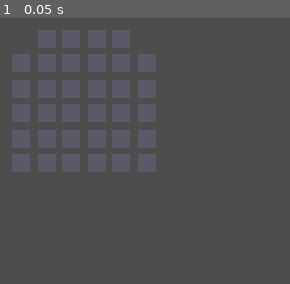
Above: before the commit, frame 1.
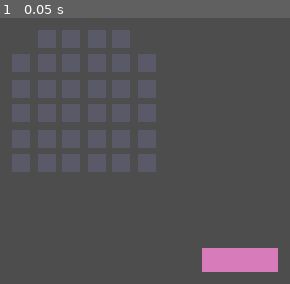
Above: after the commit, the same moment.

Repository: Niimphu/TerrariumBuilder
Game: Godot game, scene res://scenes/levels/test_2.tscn
The game is run twice, just before and just after one commit, with the same random seed, the same clock (stepped at 60 frames per second) and the same inputs.
Inputs:
- Up to frame 1 (0.05 s): no input

The runs differ from the first frame. In frame 1, 2.4% of the frame differs, in the area x 69-96%, y 86-96%.
Error after the commit: Invalid access to property or key 'texture' on a base object of type 'Nil'. (res://scenes/entities/piece_shape_generator.gd:12)

Commit message:
tool script to generate polygon

Diff:
--- /dev/null
+++ b/globals/game.gd
@@ -0,0 +1,3 @@
+extends Node
+
+var grid_size := Vector2i(8, 8)
--- a/globals/mouse_manager.gd
+++ b/globals/mouse_manager.gd
@@ -8,7 +8,7 @@
 func _physics_process(_delta):
 	if !current_piece:
 		return
-	current_piece.global_position = get_global_mouse_position()
+	current_piece.global_position = get_global_mouse_position() - Vector2(current_piece.centre)
 	if Input.is_action_just_released("click"):
 		EventBus.emit_signal("_piece_released")
 		current_piece = null
--- a/project.godot
+++ b/project.godot
@@ -19,6 +19,7 @@
 
 Global="*res://global.gd"
 EventBus="*res://globals/bussin.gd"
+Game="*res://globals/game.gd"
 
 [display]
 
--- a/scenes/entities/piece.gd
+++ b/scenes/entities/piece.gd
@@ -1,6 +1,8 @@
 extends Node2D
 
 class_name Piece
+
+@export var centre: Vector2i
 
 @onready var shape := $Shape
 @onready var shape_collider := $Shape/CollisionPolygon2D
--- a/scenes/entities/piece.tscn
+++ b/scenes/entities/piece.tscn
@@ -1,11 +1,15 @@
-[gd_scene load_steps=2 format=3 uid="uid://pou6t3bli46w"]
+[gd_scene load_steps=3 format=3 uid="uid://pou6t3bli46w"]
 
 [ext_resource type="Script" path="res://scenes/entities/piece.gd" id="1_uc4bq"]
+[ext_resource type="Script" path="res://scenes/entities/piece_shape_generator.gd" id="2_dq0dp"]
 
 [node name="Piece" type="Node2D"]
 script = ExtResource("1_uc4bq")
 
 [node name="Shape" type="Area2D" parent="."]
+script = ExtResource("2_dq0dp")
 
 [node name="Sprite2D" type="Sprite2D" parent="Shape"]
 centered = false
+
+[connection signal="texture_changed" from="Shape/Sprite2D" to="Shape" method="update_shape"]
--- /dev/null
+++ b/scenes/entities/piece_shape_generator.gd
@@ -0,0 +1,28 @@
+@tool
+extends Area2D
+
+@onready var sprite := $Sprite2D
+
+func update_shape() -> void:
+	var collider := get_node_or_null("CollisionPolygon2D")
+	while collider:
+		collider.queue_free()
+		collider = null
+		collider = get_node_or_null("CollisionPolygon2D")
+	if !sprite.texture:
+		return
+	print_debug("New Sprite2D texture yippie")
+	var bitmap = BitMap.new()
+	bitmap.create_from_image_alpha(sprite.texture.get_image())
+
+	var polys = bitmap.opaque_to_polygons(Rect2(Vector2.ZERO, sprite.texture.get_size()))
+	for poly in polys:
+		var collision_polygon = CollisionPolygon2D.new()
+		collision_polygon.polygon = poly
+		add_child(collision_polygon)
+		collision_polygon.set_name("CollisionPolygon2D")
+		collision_polygon.set_owner(get_parent())
+
+
+		if sprite.centered:
+			collision_polygon.position -= bitmap.get_size()/2
--- a/scenes/entities/test1.tscn
+++ b/scenes/entities/testpiece1.tscn
@@ -3,6 +3,3 @@
 [ext_resource type="PackedScene" uid="uid://pou6t3bli46w" path="res://scenes/entities/piece.tscn" id="1_ae08m"]
 
 [node name="Piece" instance=ExtResource("1_ae08m")]
-
-[node name="CollisionPolygon2D" type="CollisionPolygon2D" parent="Shape" index="1"]
-polygon = PackedVector2Array(0, 0, 0, 16, 8, 16, 8, 8, 16, 8, 16, 0)
--- /dev/null
+++ b/scenes/entities/testpiece2.tscn
@@ -0,0 +1,12 @@
+[gd_scene load_steps=3 format=3 uid="uid://o15os21rjjld"]
+
+[ext_resource type="PackedScene" uid="uid://pou6t3bli46w" path="res://scenes/entities/piece.tscn" id="1_3i7aa"]
+[ext_resource type="Texture2D" uid="uid://s7iomb3ywcfx" path="res://assets/images/test2.png" id="2_got2r"]
+
+[node name="Piece" instance=ExtResource("1_3i7aa")]
+
+[node name="Sprite2D" parent="Shape" index="0"]
+texture = ExtResource("2_got2r")
+
+[node name="CollisionPolygon2D" type="CollisionPolygon2D" parent="Shape" index="1"]
+polygon = PackedVector2Array(0, 0, 0, 8, 24, 8, 24, 0)
--- a/scenes/levels/test_2.tscn
+++ b/scenes/levels/test_2.tscn
@@ -1,8 +1,9 @@
-[gd_scene load_steps=4 format=3 uid="uid://ouiirpchy2a5"]
+[gd_scene load_steps=5 format=3 uid="uid://ouiirpchy2a5"]
 
 [ext_resource type="PackedScene" uid="uid://c11py0ubhswaq" path="res://globals/mouse_manager.tscn" id="1_7cddj"]
 [ext_resource type="PackedScene" uid="uid://bxcivud0ekinu" path="res://scenes/levels/the_griddy.tscn" id="1_ipj16"]
-[ext_resource type="PackedScene" uid="uid://c0nvlkvcjlvee" path="res://scenes/entities/test1.tscn" id="3_36pv4"]
+[ext_resource type="PackedScene" uid="uid://c0nvlkvcjlvee" path="res://scenes/entities/testpiece1.tscn" id="3_36pv4"]
+[ext_resource type="PackedScene" uid="uid://o15os21rjjld" path="res://scenes/entities/testpiece2.tscn" id="4_36a8x"]
 
 [node name="test2" type="Node2D"]
 
@@ -11,7 +12,7 @@
 [node name="TheGriddy" parent="." instance=ExtResource("1_ipj16")]
 
 [node name="Piece" parent="." instance=ExtResource("3_36pv4")]
-position = Vector2(15, 13)
+position = Vector2(66, 105)
 
-[node name="Piece2" parent="." instance=ExtResource("3_36pv4")]
-position = Vector2(46, 12)
+[node name="Piece2" parent="." instance=ExtResource("4_36a8x")]
+position = Vector2(118, 103)
